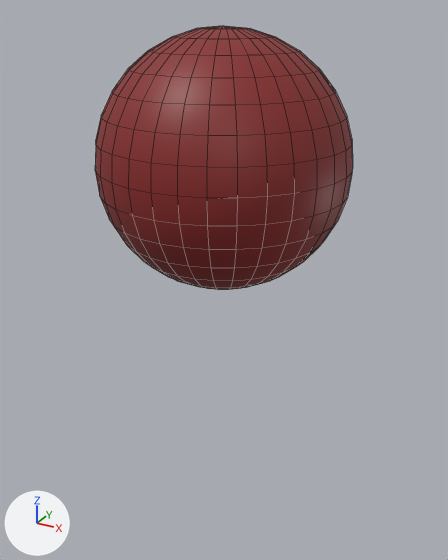
One commit to the FBX model Assets/models/UFO/new Object/lever_ball.fbx: the scene before it, then after it.
The view is the same before and after, from a camera (50 mm lens) standing at (-0.085, -2.933, 0.786) and looking at (-0.341, -2.467, 0.553). The axes (+X, +Y, +Z) are drawn at lower left. The lights are the same throughout. The older version comes first. Mesh edges are drawn as thin lines. Where no turn or scale is listed for an object, it has been applied to the vertices.

Before the edit, the objects in view are built like this:
```python
me_球_007 = bpy.data.meshes.new('球.007')
me_球_007.from_pydata(...)  # a UV sphere (32 segments, 16 rings, poles along z) spanning x -0.107..0.107, y -0.107..0.107, z -0.107..0.107
me_球_007.materials.append(mat_マテリアル)  # red #882726
ob_lever_ball_007 = bpy.data.objects.new('lever_ball.007', me_球_007)
ob_lever_ball_007.location = (-0.3351, -2.4783, 0.6659)
```
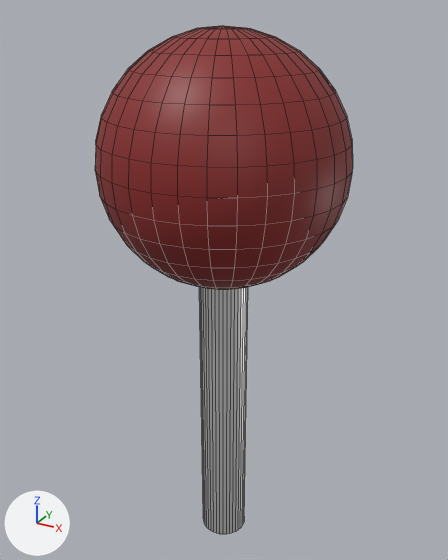
Location of each change, (x1, y1, x2, y2) in pixels of the pictures (448 x 560 px):
'lever_ball.007', reshaped (92% taller)
    before: (95, 26, 353, 290)
    after: (95, 26, 353, 534)
part 1 of me_球_007, added
    after: (200, 287, 248, 534)

The change in detail:
Material 'マテリアル.001' (mat_マテリアル_001) is new.
Its base color is (1.0, 1.0, 1.0) (white #ffffff).
Its metallic is 1.0.
me_球_007 is used by ob_lever_ball_007; location (-0.3351, -2.4783, 0.6659).
me_球_007 had 482 vertices, 512 faces and spanned x -0.107..0.107, y -0.107..0.107, z -0.107..0.107.
me_球_007 now has 562 vertices, 554 faces and spans x -0.107..0.107, y -0.107..0.107, z -0.393..0.107.
me_球_007 part 1: a new loose piece, a 40-sided cylinder along z spanning x -0.022..0.022, y -0.022..0.022, z -0.393..-0.083, in mat_マテリアル_001 (white #ffffff).
me_球_007 gains material mat_マテリアル_001 (white #ffffff).
